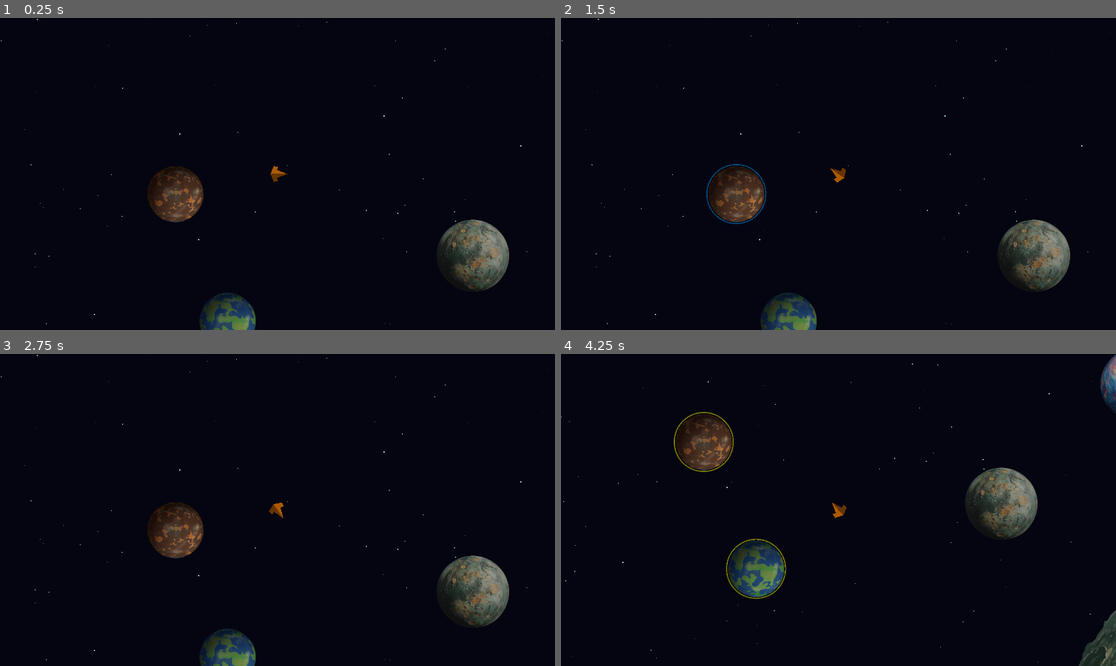
Above: before the commit, frames 1-4 (two rows, left to right).
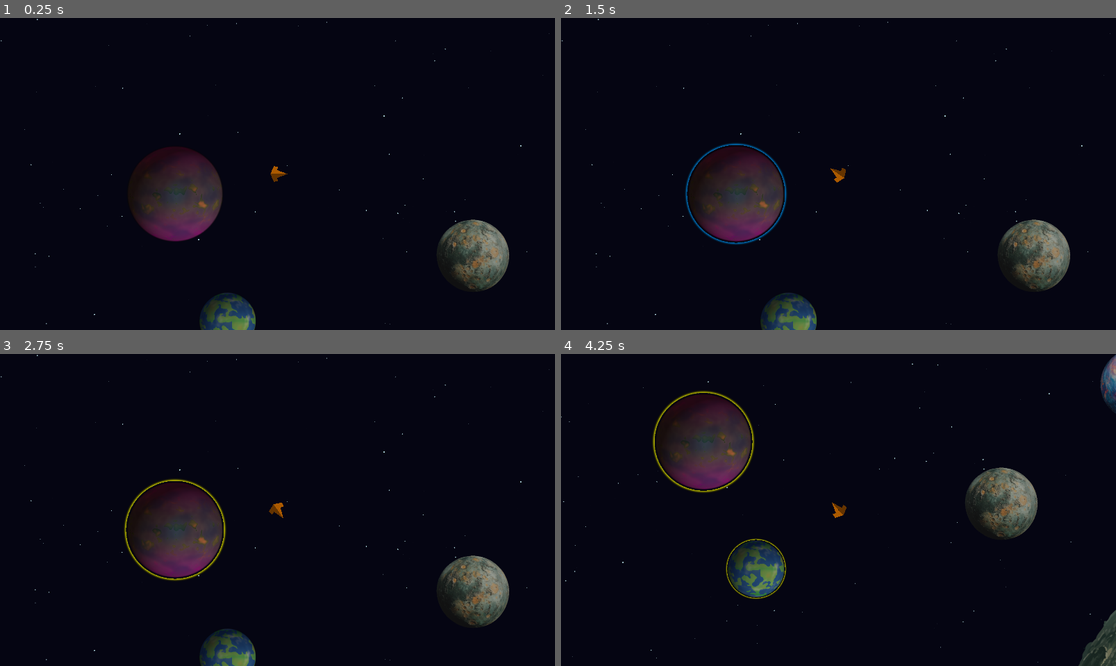
Above: after the commit, the same moments.

Repository: krets/space-octo
Game: Godot game, scene res://scenes/levels/game.tscn
Same seed, same stepped clock (60 frames per second), same inputs: the game is played once before the commit and once after it.
Inputs:
- Up to frame 1 (0.25 s): no input
- Up to frame 2 (1.5 s): tap Enter at 0.5 s; hold D (turn_right) 0.53-1.28 s; tap E (interact) at 0.6 s; hold S (brake) from 1.28 s (still down); tap Tab (next_selection) at 1.35 s
- Up to frame 3 (2.75 s): tap Space at 2 s; release S (brake) at 2.03 s; hold D (turn_right) from 2.03 s (still down); tap E (interact) at 2.1 s
- Up to frame 4 (4.25 s): release D (turn_right) at 2.78 s; hold W (thrust) 2.78-3.53 s; tap Tab (next_selection) at 2.85 s; hold A (turn_left) from 3.53 s (still down); tap E (interact) at 3.6 s

The runs differ from the first frame. In frame 1, 2.9% of the frame differs, in the area x 23-41%, y 41-72%; in frame 2, 3.3%; in frame 3, 3.3%, in the area x 22-41%, y 40-73%; in frame 4, 3.3%.

Commit message:
tweak colors with new shader params

Diff:
--- a/scenes/planets/planet_05.tscn
+++ b/scenes/planets/planet_05.tscn
@@ -3,7 +3,7 @@
 [ext_resource type="Shader" uid="uid://byrv1cao4jjo8" path="res://shaders/planet.gdshader" id="1_bnujb"]
 
 [sub_resource type="CircleShape2D" id="CircleShape2D_babac"]
-radius = 113.018
+radius = 170.074
 
 [sub_resource type="ShaderMaterial" id="ShaderMaterial_cjapo"]
 shader = ExtResource("1_bnujb")
@@ -25,7 +25,7 @@
 shader_parameter/shadow_tint = Color(0.5, 0.6, 0.8, 1)
 shader_parameter/shadow_tint_strength = 0.2
 shader_parameter/ambient_light = 0.269
-shader_parameter/ambient_color = Color(1, 0.290196, 0, 1)
+shader_parameter/ambient_color = Color(1, 0.337255, 0, 1)
 shader_parameter/rim_light_intensity = 0.211
 shader_parameter/rim_light_color = Color(0.8, 0.9, 1, 1)
 shader_parameter/rim_light_falloff = 2.0
@@ -37,48 +37,48 @@
 shader_parameter/ocean_depth = 0.4
 shader_parameter/warp_strength = 0.15
 shader_parameter/warp_scale = 5.0
-shader_parameter/terrain_scale = 5.0
-shader_parameter/terrain_strength = 0.75
+shader_parameter/terrain_scale = 5.261
+shader_parameter/terrain_strength = 0.656
 shader_parameter/terrain_octaves = 3.0
-shader_parameter/terrain_persistence = 0.5
+shader_parameter/terrain_persistence = 0.1
 shader_parameter/terrain_softness = 0.1
 shader_parameter/detail_scale = 8.0
 shader_parameter/detail_strength = 0.2
 shader_parameter/detail_octaves = 2.0
-shader_parameter/mountain_threshold = 0.7
-shader_parameter/highland_threshold = 0.4
-shader_parameter/cloud_coverage = 0.4
-shader_parameter/cloud_scale = 4.0
+shader_parameter/mountain_threshold = 0.52
+shader_parameter/highland_threshold = 0.37
+shader_parameter/cloud_coverage = 0.478
+shader_parameter/cloud_scale = 3.745
 shader_parameter/cloud_stretch_x = 1.0
-shader_parameter/cloud_stretch_y = 1.0
-shader_parameter/cloud_octaves = 3.0
-shader_parameter/cloud_persistence = 0.5
-shader_parameter/cloud_density = 0.8
-shader_parameter/cloud_sharpness = 0.1
-shader_parameter/cloud_color = Color(1, 1, 1, 1)
-shader_parameter/cloud_shadow_color = Color(0.7, 0.7, 0.8, 1)
-shader_parameter/cloud_opacity = 0.7
-shader_parameter/cloud_shadow_strength = 0.3
-shader_parameter/cloud_offset_x = 0.0
-shader_parameter/cloud_offset_y = 0.0
-shader_parameter/river_scale = 0.5
+shader_parameter/cloud_stretch_y = 1.409
+shader_parameter/cloud_octaves = 2.243
+shader_parameter/cloud_persistence = 0.258
+shader_parameter/cloud_density = 0.367
+shader_parameter/cloud_sharpness = 0.076
+shader_parameter/cloud_color = Color(0, 0.323136, 0.78845, 1)
+shader_parameter/cloud_shadow_color = Color(0.243996, 0.241899, 0.328578, 1)
+shader_parameter/cloud_opacity = 0.348
+shader_parameter/cloud_shadow_strength = 0.561
+shader_parameter/cloud_offset_x = 0.0420001
+shader_parameter/cloud_offset_y = 0.272
+shader_parameter/river_scale = 4.308
 shader_parameter/river_strength = 0.05
 shader_parameter/river_width = 0.05
 shader_parameter/river_octaves = 2.0
 shader_parameter/river_persistence = 0.5
-shader_parameter/ice_cap_size = 0.05
-shader_parameter/ice_cap_softness = 0.05
+shader_parameter/ice_cap_size = 0.4
+shader_parameter/ice_cap_softness = 0.396
 shader_parameter/desert_latitude = 0.4
 shader_parameter/desert_width = 0.15
 shader_parameter/desert_intensity = 0.7
-shader_parameter/deep_ocean_color = Color(0.307472, 0.175919, 0, 1)
+shader_parameter/deep_ocean_color = Color(0.222914, 0.178888, 0.333956, 1)
 shader_parameter/shallow_water_color = Color(0.344578, 0.396218, 0.435044, 1)
-shader_parameter/river_color = Color(0.843137, 0, 0.113725, 1)
-shader_parameter/mountain_color = Color(1, 0.439216, 0.101961, 1)
-shader_parameter/highland_color = Color(0.642426, 0.354371, 0.081398, 1)
-shader_parameter/lowland_color = Color(0.593027, 0.49651, 0.284173, 1)
+shader_parameter/river_color = Color(0.66753, 0.356251, 1.92523e-07, 1)
+shader_parameter/mountain_color = Color(1, 0.400816, 0.494407, 1)
+shader_parameter/highland_color = Color(0.706218, 0.281901, 0.246483, 1)
+shader_parameter/lowland_color = Color(0.0614844, 0.198379, 0.185293, 1)
 shader_parameter/desert_color = Color(0.69034, 0.650766, 0.336582, 1)
-shader_parameter/ice_color = Color(0.170381, 0.633096, 1, 1)
+shader_parameter/ice_color = Color(0.530375, 0.100786, 0.718742, 1)
 shader_parameter/coastal_blend = 0.03
 shader_parameter/beach_color = Color(0.87897, 0.468498, 0.54829, 1)
 shader_parameter/core_color = Color(0.311311, 0.93367, 0.926897, 1)
@@ -102,7 +102,8 @@
 
 [node name="ColorRect" type="ColorRect" parent="CharacterBody2D"]
 material = SubResource("ShaderMaterial_cjapo")
-offset_left = -125.0
-offset_top = -125.0
-offset_right = 126.0
-offset_bottom = 126.0
+offset_left = -212.0
+offset_top = -212.0
+offset_right = 39.0
+offset_bottom = 39.0
+scale = Vector2(1.68634, 1.68634)
